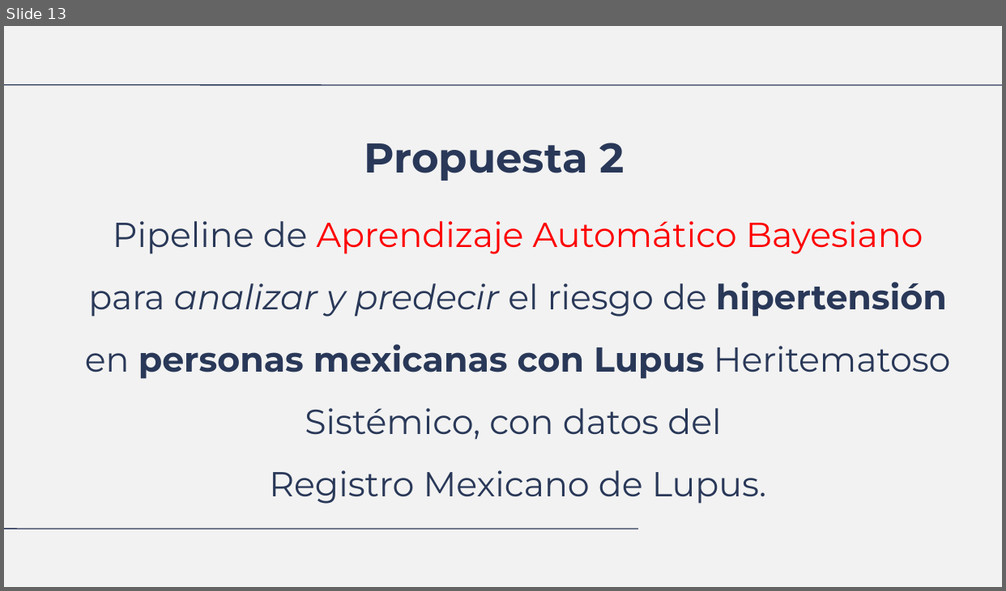
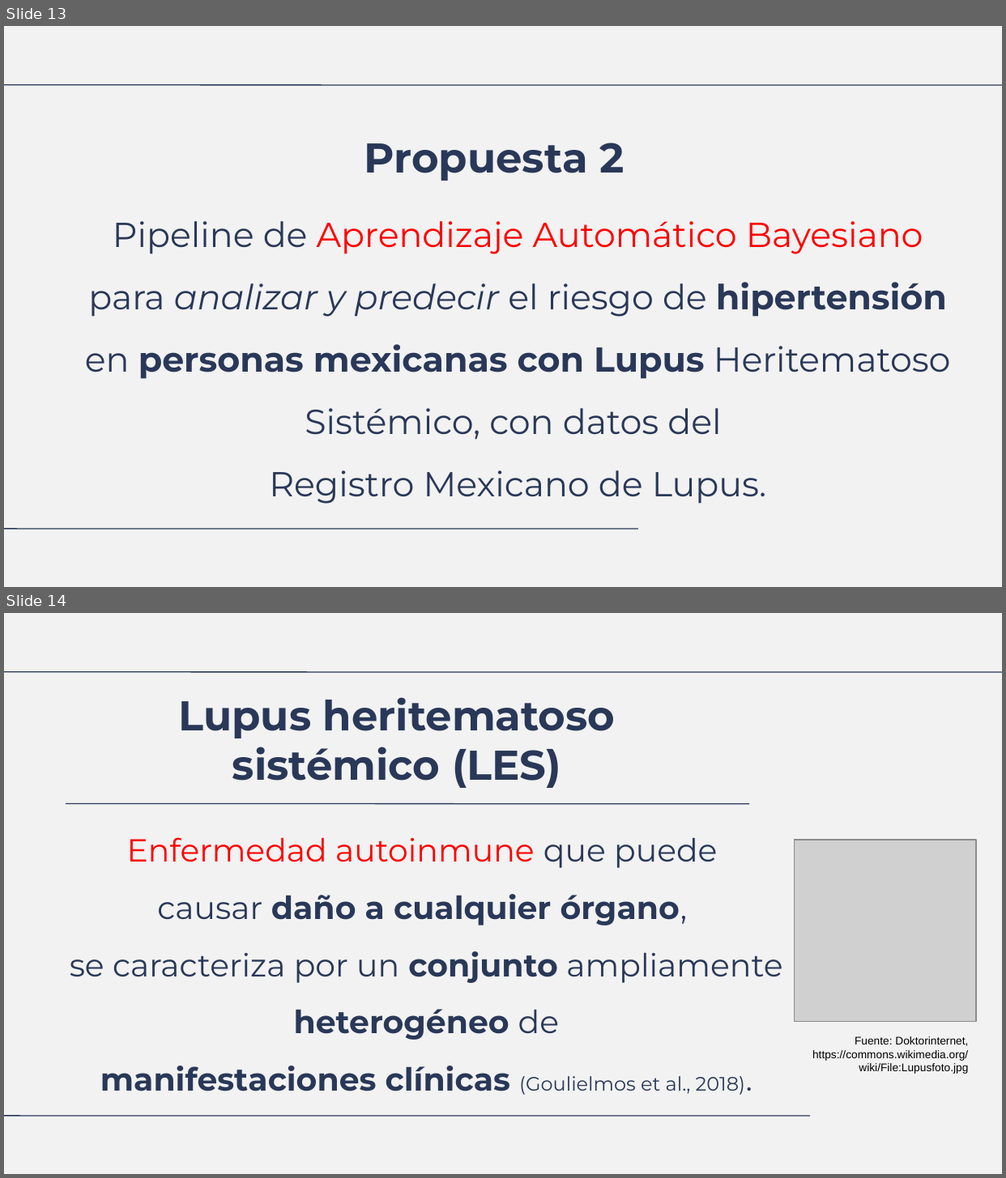
Before and after one commit to LuisDomingo/Proy_Bioinfo_Data_Analysis, a slide deck: index.odp. Shown one above the other, each under a label of ours: slide 13 before the commit, slides 13 and 14 after it. The pictures are 1006x591 and 1006x1178 pixels, drawn with LibreOffice and Linux fonts; fonts in the diff are those of the drawing; grey boxes stand for pictures. Boxes give left, top, right and bottom in pixels: in the first picture for what was removed or moved away, otherwise in the second. Text is boxed around its words. In the diff, an @@ line names an element or a change of style, - is before the commit and + after.

```diff
--- a/index.odp
+++ b/index.odp
@@ slide 14 added at bbox=[4, 613, 1002, 1174], background #F2F2F2 @@
@@ line added from (4, 672) to (1002, 672), #293858 0.74 pt @@
@@ title added at bbox=[178, 697, 616, 788], 30 pt, text #293858, bold @@
+Lupus heritematoso sistémico (LES)
@@ line added from (749, 803) to (66, 803), #293858 0.74 pt @@
@@ title added at bbox=[70, 837, 782, 1095], 23 pt, text #293858 @@
+Enfermedad autoinmune que puede
+causar daño a cualquier órgano,
+se caracteriza por un conjunto ampliamente heterogéneo de
+manifestaciones clínicas (Goulielmos et al., 2018).
@@ picture added at bbox=[795, 840, 976, 1021] @@
@@ text added at bbox=[812, 1037, 968, 1074], 8 pt, text #000000 @@
+Fuente: Doktorinternet, https://commons.wikimedia.org/wiki/File:Lupusfoto.jpg
@@ line added from (4, 1116) to (809, 1116), #293858 0.74 pt @@
```
Also in this commit, not shown: 3 slides changed, 7 other slides added, 37 other files.
